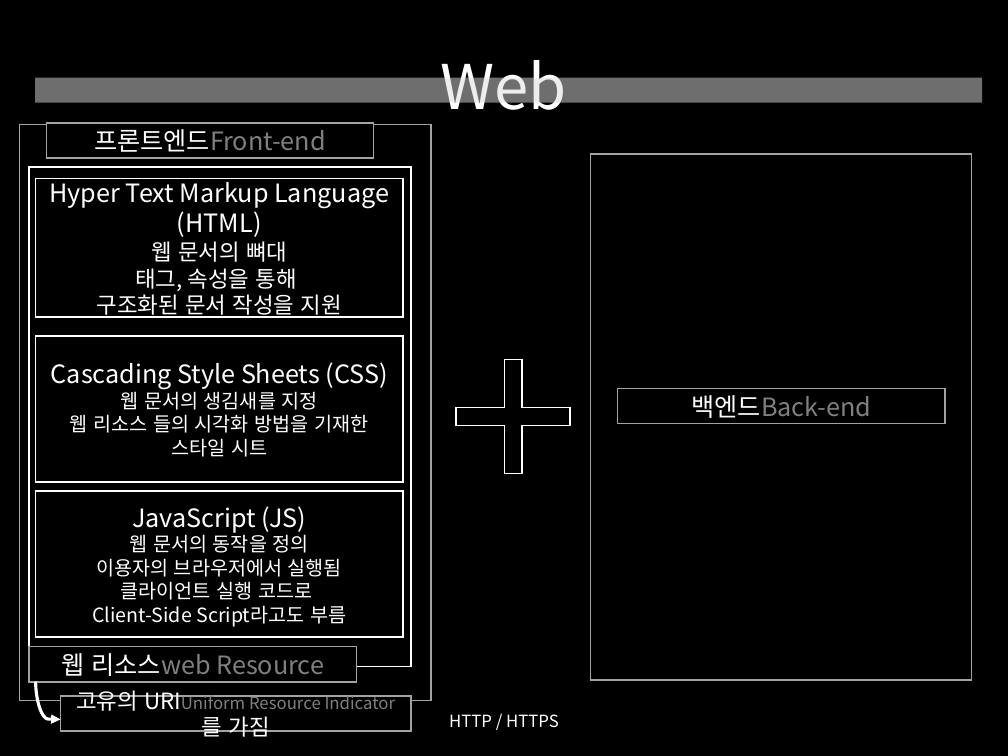
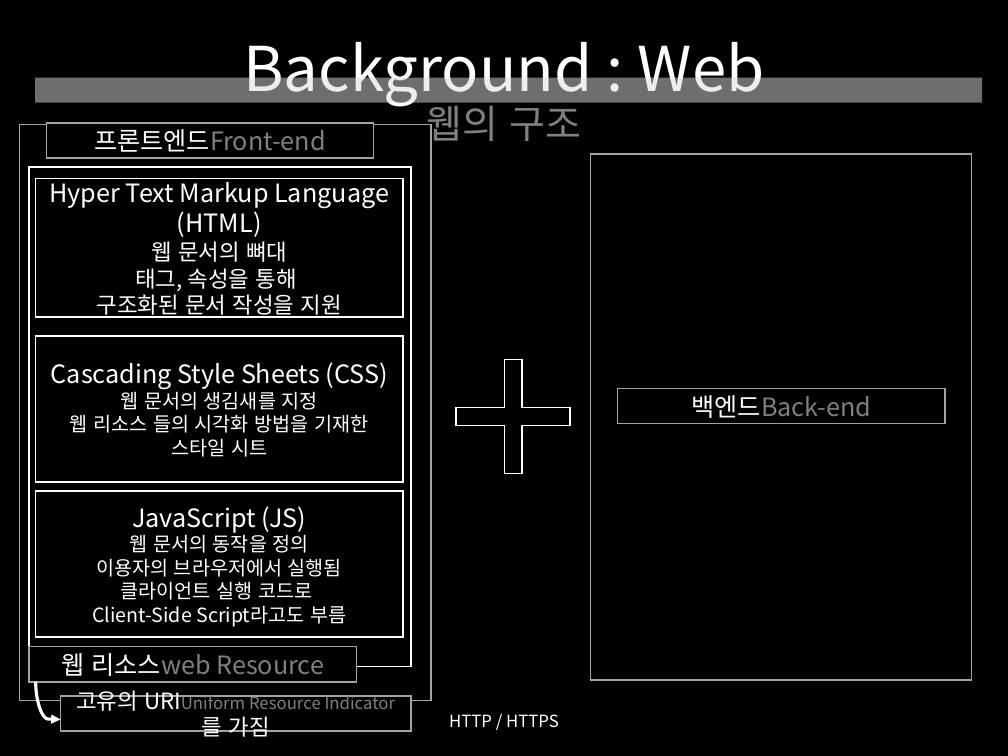
Before and after one commit to yusooo/Hacking, a slide deck: slide 8 of 웹해킹 정리.pptx. Drawn at 1008x756 pixels with LibreOffice and Linux fonts; fonts in the diff are those of the drawing. Boxes give left, top, right and bottom in pixels: in the first picture for what was removed or moved away, otherwise in the second. Text is boxed around its words. In the diff, an @@ line names an element or a change of style, - is before the commit and + after.

```diff
--- a/웹해킹 정리.pptx
+++ b/웹해킹 정리.pptx
@@ title at (243, 42, 765, 149): text changed; size 44 to 44.1 pt @@
-Web
+Background : Web
+웹의 구조
```
Also in this commit, not shown: 1 other slide changed, 5 slides added.
